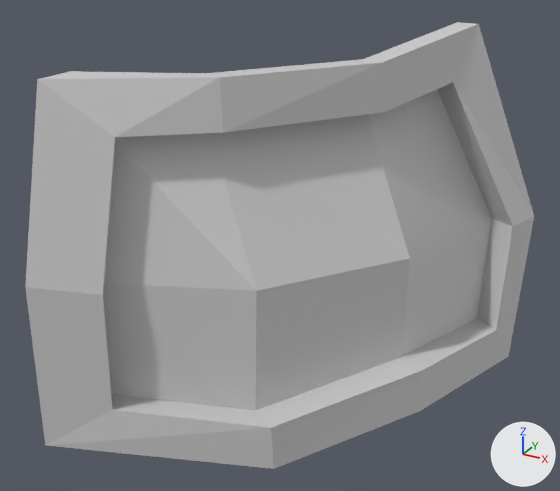
Renders of the FBX model GGJUnityProject/Assets/Parts/LHdoor.FBX from each side of a commit.
Camera for both pictures: a 50 mm camera at (64.3, -113.2, 46.3) aimed at (20.6, -33.7, 6.6). Lighting does not change. The marker at lower right points along +X, +Y and +Z.

The first picture shows 'LhDoor'.
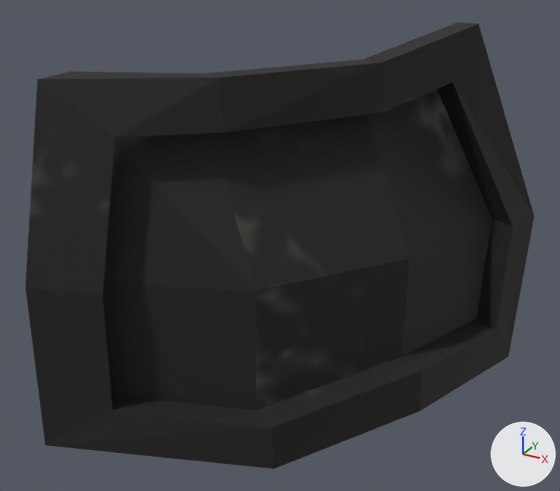
Where the change shows, as pixel boxes (x1, y1, x2, y2) in the pictures (560 x 491 px):
'LhDoor', surface changed (grey to black)
    both: (25, 22, 534, 469)

The change, as a list of edits to the scene's bpy script:
```text
Add img_bosstexture_psd:
    img_bosstexture_psd = load_image('BossTexture.PSD', '../Materials/BossTexture.png', 2048, 2048, 'sRGB')
Change mat_01___default:
    remove mat_01___default.base_color = (0.588, 0.588, 0.588)  # light grey #cacaca
    add mat_01___default.texture = img_bosstexture_psd
```
